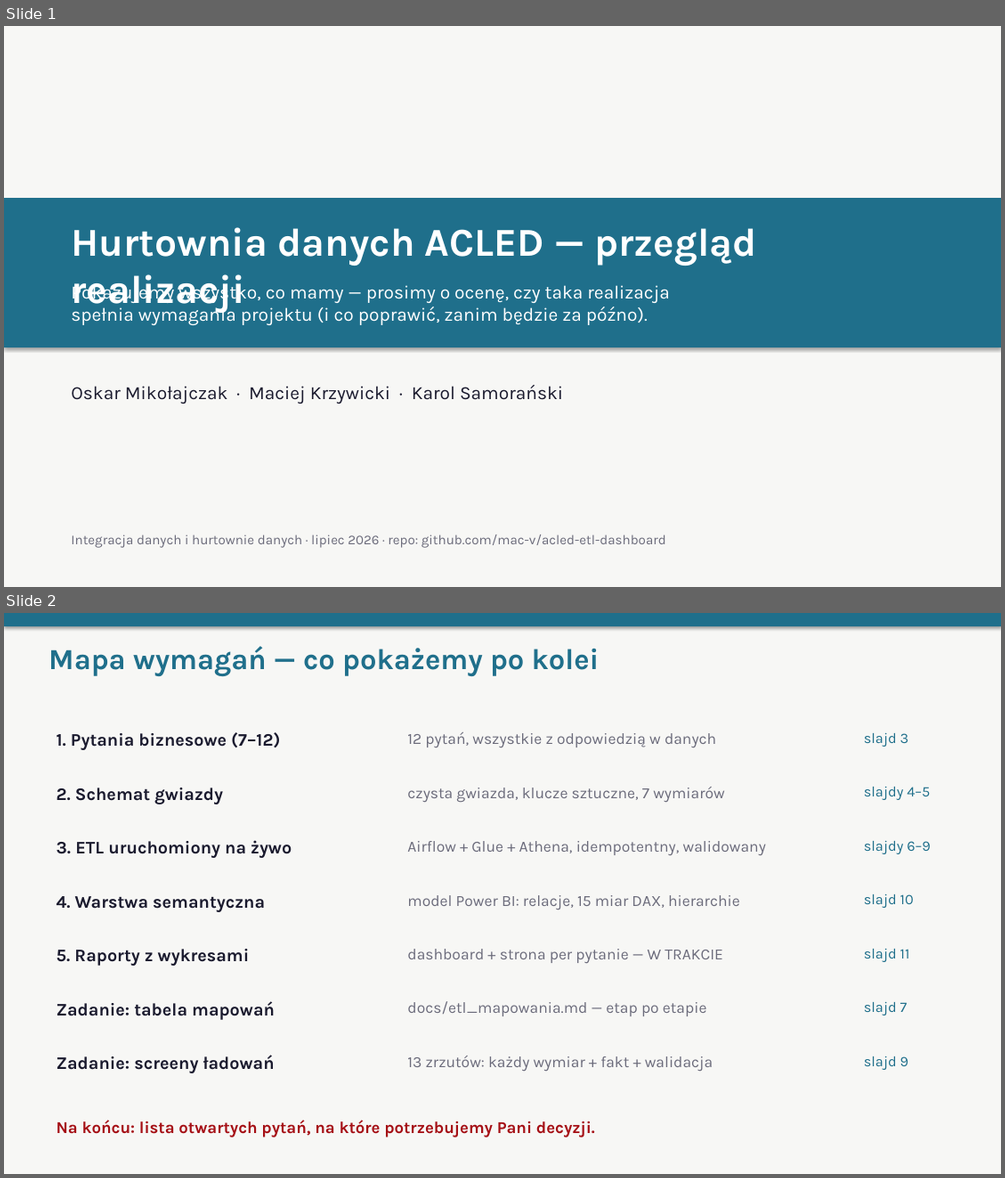
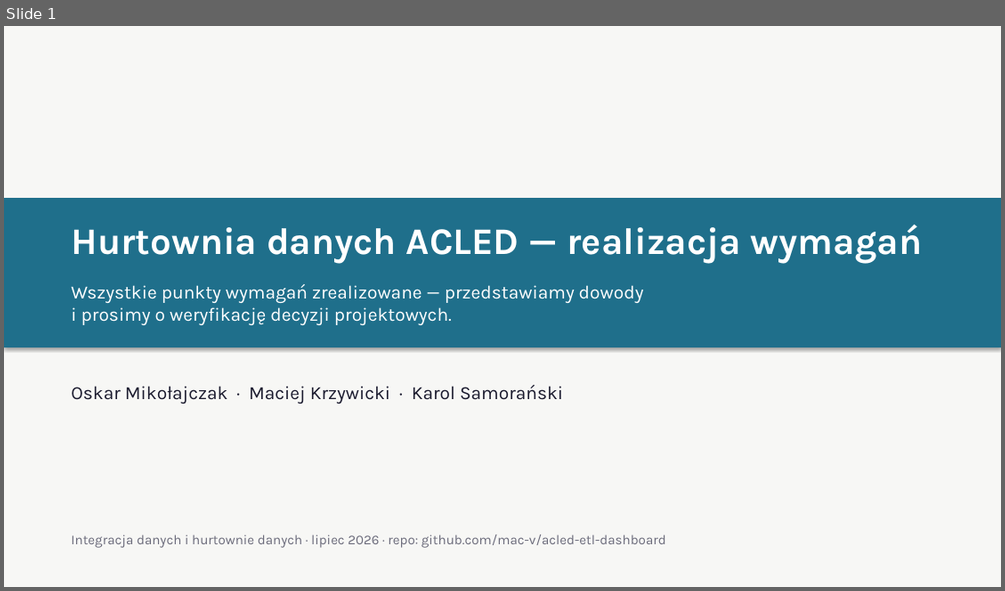
Before and after one commit to oskarfightingthekube/acled-etl-dashboard, a slide deck: docs/prezentacja_obrona.pptx. Shown one above the other, each under a label of ours: slides 1 and 2 before the commit, slide 1 after it. The pictures are 1005x1178 and 1005x591 pixels, drawn with LibreOffice and Linux fonts; fonts in the diff are those of the drawing. Boxes give left, top, right and bottom in pixels: in the first picture for what was removed or moved away, otherwise in the second. Text is boxed around its words. In the diff, an @@ line names an element or a change of style, - is before the commit and + after.

```diff
--- a/docs/prezentacja_obrona.pptx
+++ b/docs/prezentacja_obrona.pptx
@@ slide 2 removed at (4, 613, 1001, 1174), background #F7F7F5 @@
@@ rectangle removed at (4, 613, 1001, 626) @@
@@ text removed at (48, 646, 599, 676) @@
-Mapa wymagań — co pokażemy po kolei
@@ text removed at (57, 732, 280, 750) @@
-1. Pytania biznesowe (7–12)
@@ text removed at (407, 732, 716, 747) @@
-12 pytań, wszystkie z odpowiedzią w danych
@@ text removed at (864, 733, 909, 747) @@
-slajd 3
@@ text removed at (57, 787, 223, 804) @@
-2. Schemat gwiazdy
@@ text removed at (407, 787, 725, 802) @@
-czysta gwiazda, klucze sztuczne, 7 wymiarów
@@ text removed at (864, 787, 930, 800) @@
-slajdy 4–5
@@ text removed at (57, 840, 291, 858) @@
-3. ETL uruchomiony na żywo
@@ text removed at (407, 841, 766, 855) @@
-Airflow + Glue + Athena, idempotentny, walidowany
@@ text removed at (864, 841, 930, 854) @@
-slajdy 6–9
@@ text removed at (57, 896, 265, 912) @@
-4. Warstwa semantyczna
@@ text removed at (407, 895, 740, 909) @@
-model Power BI: relacje, 15 miar DAX, hierarchie
@@ text removed at (864, 894, 914, 908) @@
-slajd 10
@@ text removed at (57, 949, 250, 965) @@
-5. Raporty z wykresami
@@ text removed at (407, 949, 723, 963) @@
-dashboard + strona per pytanie — W TRAKCIE
@@ text removed at (864, 949, 910, 962) @@
-slajd 11
@@ text removed at (57, 1001, 275, 1020) @@
-Zadanie: tabela mapowań
@@ text removed at (407, 1001, 707, 1016) @@
-docs/etl_mapowania.md — etap po etapie
@@ text removed at (864, 1002, 907, 1015) @@
-slajd 7
@@ text removed at (57, 1054, 275, 1073) @@
-Zadanie: screeny ładowań
@@ text removed at (407, 1055, 713, 1070) @@
-13 zrzutów: każdy wymiar + fakt + walidacja
@@ text removed at (864, 1056, 908, 1070) @@
-slajd 9
@@ text removed at (57, 1119, 595, 1137) @@
-Na końcu: lista otwartych pytań, na które potrzebujemy Pani decyzji.
@@ slide 1 changed as well @@
@@ text at (71, 224, 922, 264): text changed; size 38 to 36 pt @@
-Hurtownia danych ACLED — przegląd realizacji
+Hurtownia danych ACLED — realizacja wymagań
@@ text at (71, 284, 644, 325): text changed @@
-Pokazujemy wszystko, co mamy — prosimy o ocenę, czy taka realizacja
-spełnia wymagania projektu (i co poprawić, zanim będzie za późno).
+Wszystkie punkty wymagań zrealizowane — przedstawiamy dowody
+i prosimy o weryfikację decyzji projektowych.
```
Also in this commit, not shown: 10 other slides changed, 5 slides added, 2 other slides removed.
